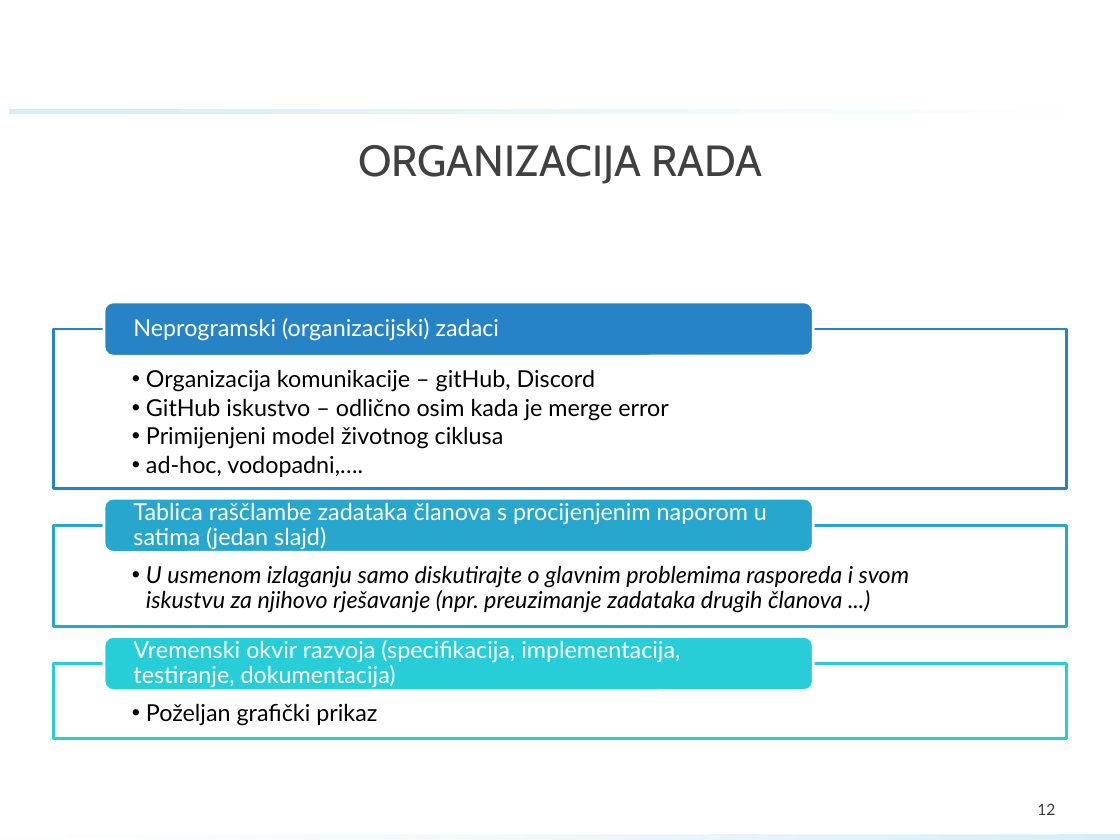
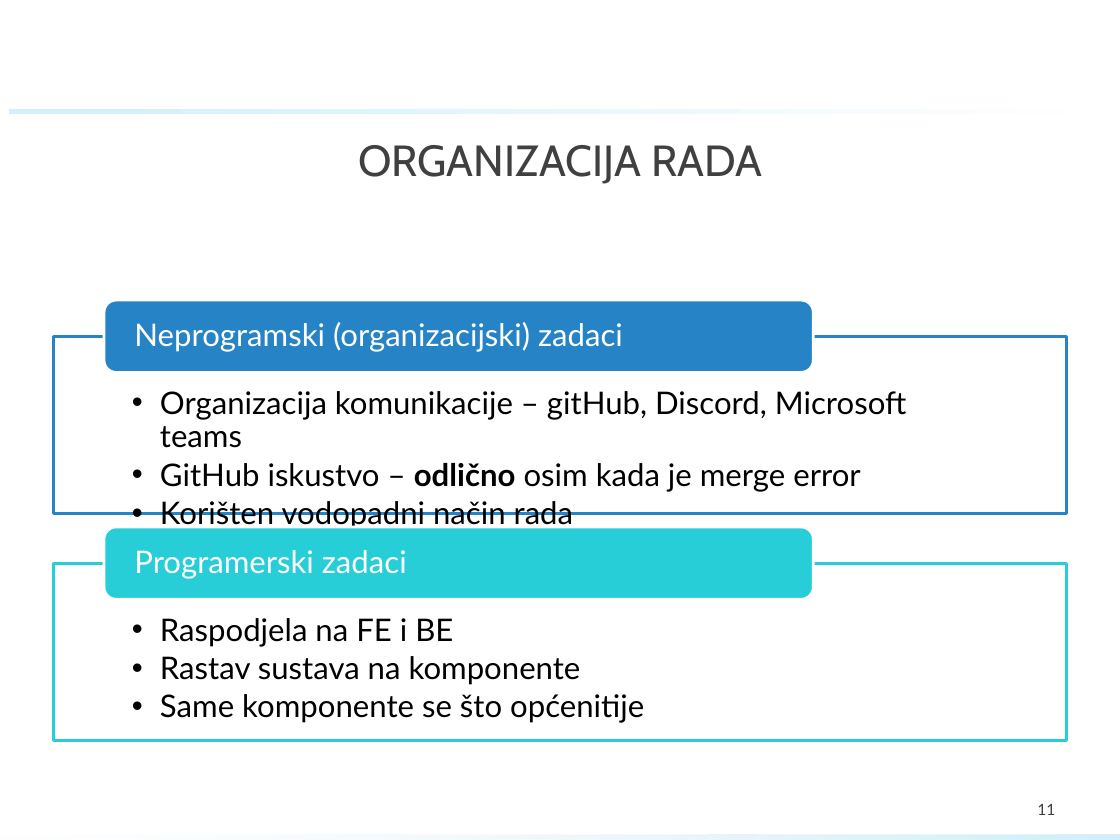
Before and after one commit to GolubIvan/Programsko-inzenjerstvo, a slide deck: slide 11 of PROINZ_TG11_4_eZgrada.pptx (slide 12 before the commit). Drawn at 1120x840 pixels with LibreOffice and Linux fonts; fonts in the diff are those of the drawing; background and template pictures are left out. Boxes give left, top, right and bottom in pixels: in the first picture for what was removed or moved away, otherwise in the second. Text is boxed around its words. In the diff, an @@ line names an element or a change of style, - is before the commit and + after.

```diff
--- a/PROINZ_TG11_4_eZgrada.pptx
+++ b/PROINZ_TG11_4_eZgrada.pptx
@@ rounded rectangle: place and size @@
-rounded rectangle at [104,302,813,356]
+rounded rectangle at [104,300,813,373]
@@ text "Neprogramski (organizacijski) zadaci" at [134,322,623,352]: size 15 to 20 pt; more space between paragraphs @@
@@ rectangle: place and size @@
-rectangle at [54,329,1067,488]
+rectangle at [54,336,1067,513]
@@ text "Organizacija komunikacije – gitHub, Discord, ...": place and size @@
-text "Organizacija komunikacije – gitHub, Discord, ..." at [146,369,669,477]
+text "Organizacija komunikacije – gitHub, Discord, ..." at [160,391,907,530]
@@ text at [160,391,907,448]: text changed; size 15 to 20 pt @@
-  • Organizacija komunikacije – gitHub, Discord
+  • Organizacija komunikacije – gitHub, Discord, Microsoft teams
@@ text at [160,463,860,491]: size 15 to 20 pt in "GitHub iskustvo – odlično osim kada je ..."; bold on in "odlično"; indent changed @@
@@ text at [160,501,573,530]: text changed; size 15 to 20 pt @@
-  • Primijenjeni model životnog ciklusa
-  • ad-hoc, vodopadni,….
+  • Korišten vodopadni način rada
@@ rounded rectangle: place and size @@
-rounded rectangle at [104,636,813,690]
+rounded rectangle at [104,528,813,600]
@@ rectangle: place and size @@
-rectangle at [54,663,1067,738]
+rectangle at [54,563,1067,740]
@@ text added at [134,550,407,579], 20 pt, text #FFFFFF @@
+Programerski zadaci
@@ text added at [160,618,644,723], 20 pt, text #000000 @@
+  • Raspodjela na FE i BE
+  • Rastav sustava na komponente
+  • Same komponente se što općenitije
@@ group removed at [54,498,1067,726]: 4 texts, 1 rectangle, 1 rounded rectangle @@
-  • U usmenom izlaganju samo diskutirajte o glavnim problemima rasporeda i svom iskustvu za njihovo rješavanje (npr. preuzimanje zadataka drugih članova ...)
-Tablica raščlambe zadataka članova s procijenjenim naporom u satima (jedan slajd)
-  • Poželjan grafički prikaz
-Vremenski okvir razvoja (specifikacija, implementacija, testiranje, dokumentacija)
@@ page number at [1037,804,1055,815]: text changed @@
-12
+11
```
Also in this commit, not shown: 2 other slides changed, 3 slides added, 4 slides removed.
